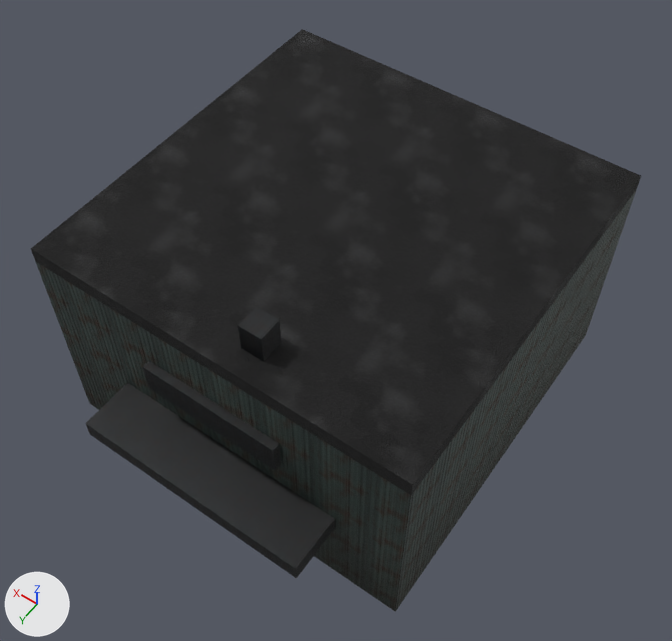
Before and after pictures for a commit that changed the glTF model godot/assets/city/realism/redline_shop_lod1.glb.
Rendered twice from a 50 mm camera at (-10.3, 8.91, 25.8) aimed at (-0.37, -5.0, 3.94). The lights are fixed; the arrows at lower left show +X, +Y and +Z. The first picture is the older version.

Before the edit, the objects in view are built like this:
```python
ob_redline_shop_lod1 = bpy.data.objects.new('redline_shop_lod1', me_redline_shop_lod1)
ob_redline_shop_lod1.location = (0.0, 0.0, 0.0)
```
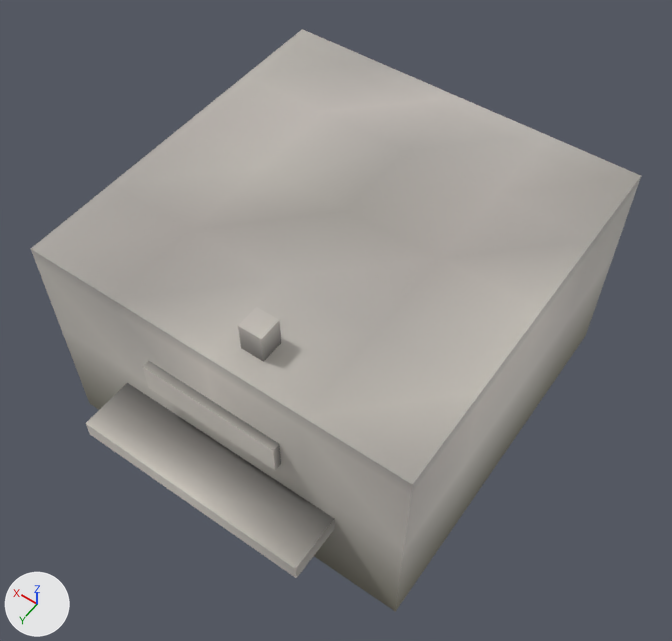
Edits to the scene script, one JSON object a line:
```json
{"block": "mat_steel_structure", "change": "nodes: BsdfPrincipled, Mix, NormalMap, OutputMaterial, SeparateColor, TexImage x3, VertexColor"}
{"block": "mat_steel_structure", "change": "uses the picture img_steel_structure_albedo"}
{"block": "mat_steel_structure", "change": "uses the picture img_steel_structure_normal"}
{"block": "mat_steel_structure", "change": "uses the picture img_steel_structure_orm"}
{"block": "mat_steel_structure", "change": "nodes: BsdfPrincipled, OutputMaterial, VertexColor"}
{"block": "mat_cladding_corrugated", "change": "nodes: BsdfPrincipled, Mix, NormalMap, OutputMaterial, SeparateColor, TexImage x3, VertexColor"}
{"block": "mat_cladding_corrugated", "change": "uses the picture img_cladding_corrugated_albedo"}
{"block": "mat_cladding_corrugated", "change": "uses the picture img_cladding_corrugated_normal"}
{"block": "mat_cladding_corrugated", "change": "uses the picture img_cladding_corrugated_orm"}
{"block": "mat_cladding_corrugated", "change": "nodes: BsdfPrincipled, OutputMaterial, VertexColor"}
{"block": "mat_roof_membrane", "change": "nodes: BsdfPrincipled, Mix, NormalMap, OutputMaterial, SeparateColor, TexImage x3, VertexColor"}
{"block": "mat_roof_membrane", "change": "uses the picture img_roof_membrane_albedo"}
{"block": "mat_roof_membrane", "change": "uses the picture img_roof_membrane_normal"}
{"block": "mat_roof_membrane", "change": "uses the picture img_roof_membrane_orm"}
{"block": "mat_roof_membrane", "change": "nodes: BsdfPrincipled, OutputMaterial, VertexColor"}
```

Boxes (x1, y1, x2, y2) around the edits, measured in the pictures (672 x 641 px):
```json
{"object": "redline_shop_lod1", "change": "surface changed", "before": [31, 29, 641, 612], "after": [31, 29, 641, 612], "on screen": "black to grey"}
```
